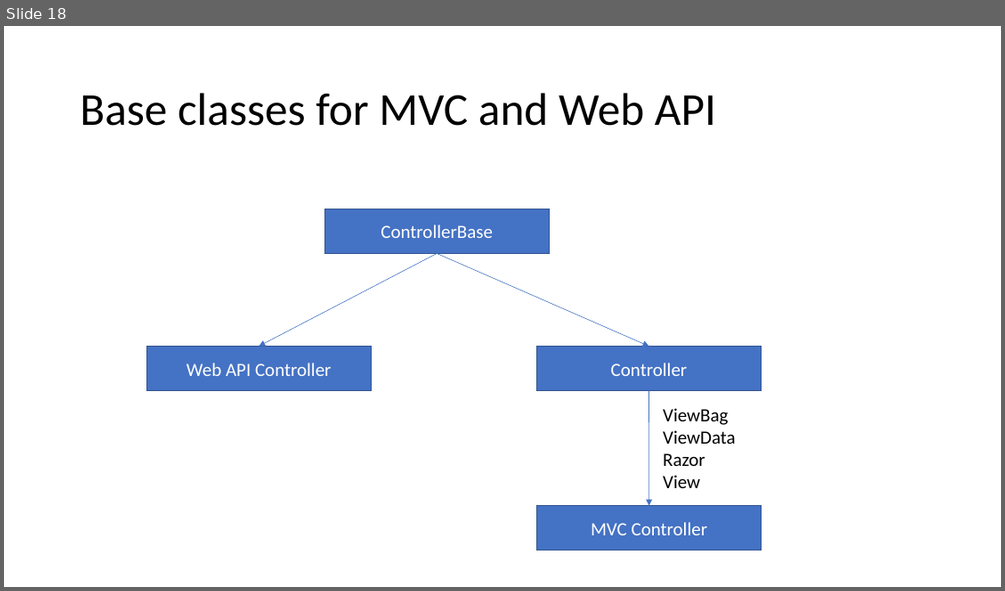
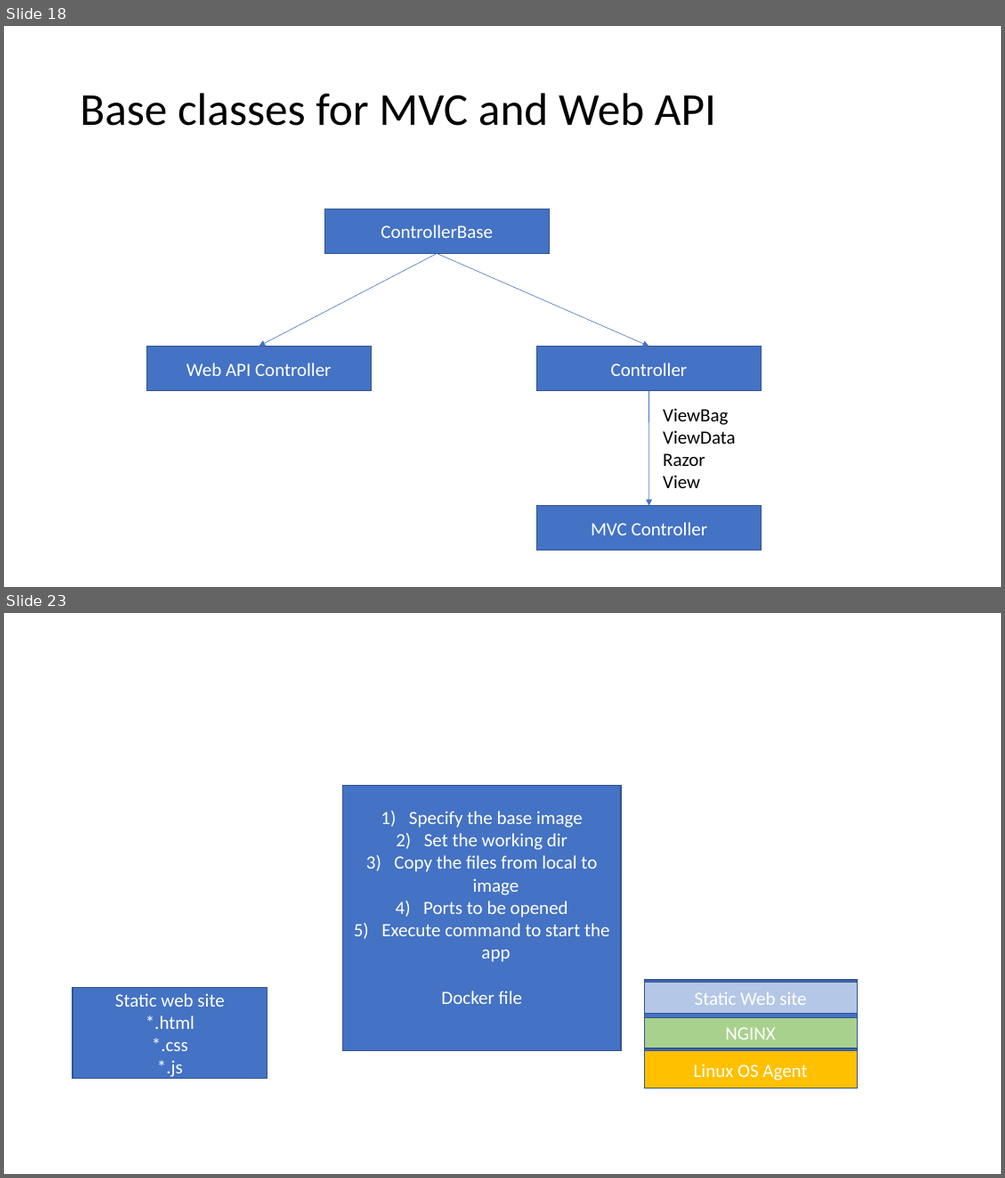
Before and after one commit to sonusathyadas/Microservices-Training-Materials, a slide deck: Presentation1.pptx. Shown one above the other, each under a label of ours: slide 18 before the commit, slides 18 and 23 after it; the slides between them are not shown. The pictures are 1005x591 and 1005x1178 pixels, drawn with LibreOffice and Linux fonts; fonts in the diff are those of the drawing. Boxes give left, top, right and bottom in pixels: in the first picture for what was removed or moved away, otherwise in the second. Text is boxed around its words. In the diff, an @@ line names an element or a change of style, - is before the commit and + after.

```diff
--- a/Presentation1.pptx
+++ b/Presentation1.pptx
@@ slide 23 added at (4, 613, 1001, 1174), background #FFFFFF @@
@@ rectangle added at (343, 785, 621, 1051), fill #4472C4, outline #325491 1 pt, 18 pt, text #FFFFFF @@
+1) Specify the base image
+2) Set the working dir
+3) Copy the files from local to image
+4) Ports to be opened
+5) Execute command to start the app
+Docker file
@@ rectangle added at (644, 980, 857, 1088), fill #4472C4, outline #325491 1 pt @@
@@ rectangle added at (644, 982, 857, 1013), fill #B4C7E7, outline #325491 1 pt, 18 pt, text #FFFFFF @@
+Static Web site
@@ rectangle added at (73, 988, 267, 1078), fill #4472C4, outline #325491 1 pt, 18 pt, text #FFFFFF @@
+Static web site
+*.html
+*.css
+*.js
@@ rectangle added at (644, 1018, 857, 1049), fill #A9D18E, outline #325491 1 pt, 18 pt, text #FFFFFF @@
+NGINX
@@ rectangle added at (644, 1051, 857, 1088), fill #FFC000, outline #325491 1 pt, 18 pt, text #FFFFFF @@
+Linux OS Agent
```
Also in this commit, not shown: 13 other slides added, 2 other files.
